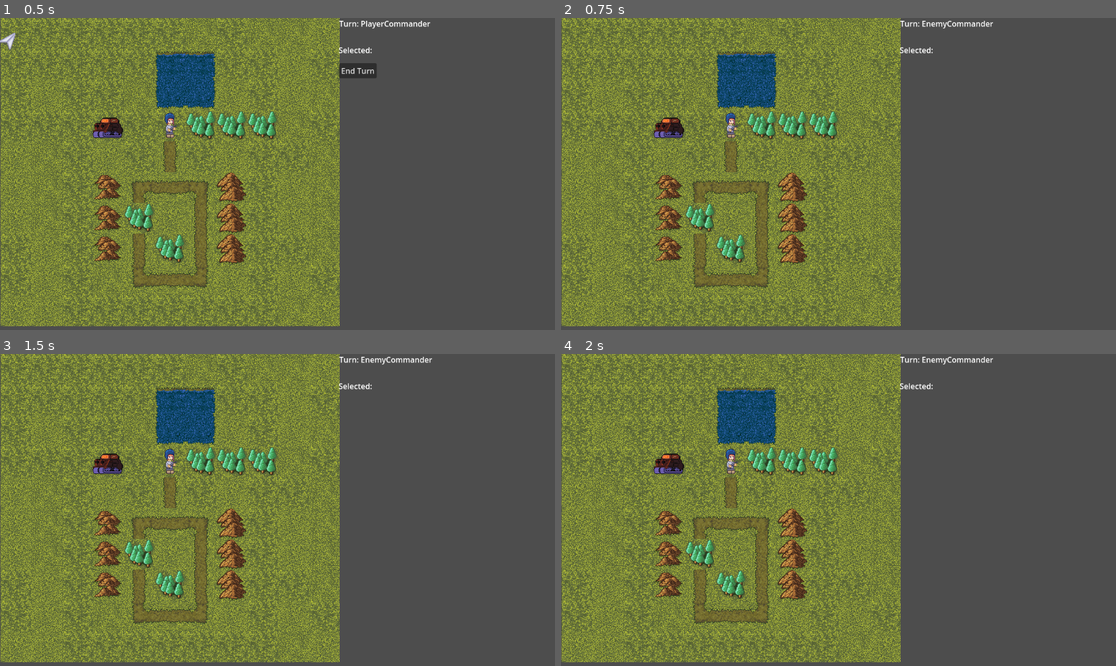
Above: before the commit, frames 1-4 (two rows, left to right).
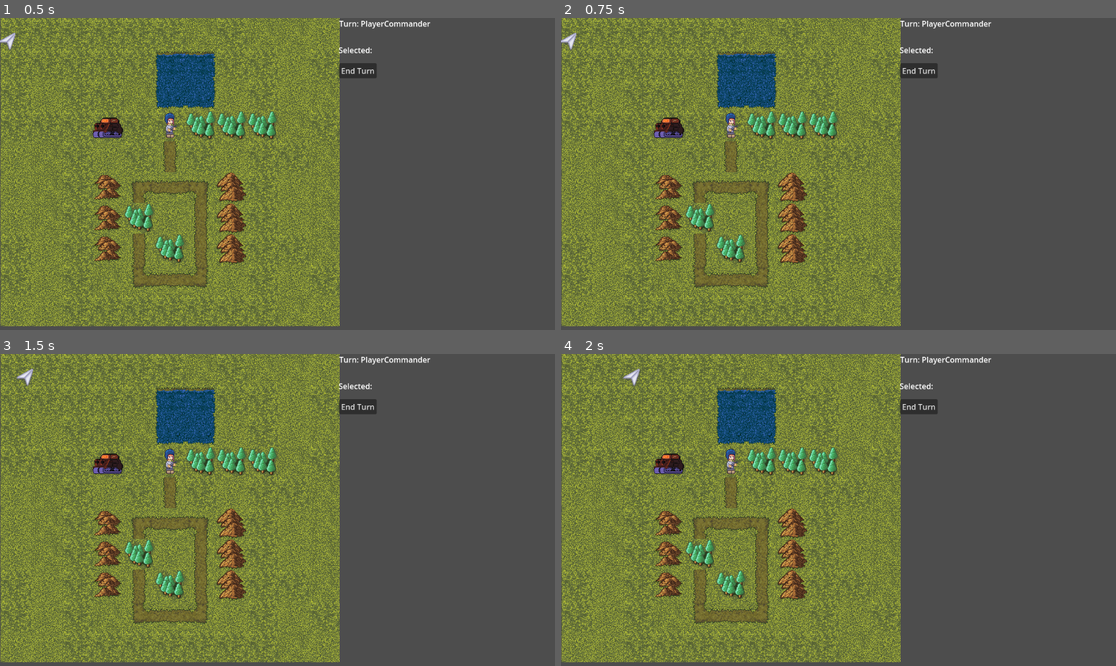
Above: after the commit, the same moments.

Repository: sailor-june/godot-tac_astar
Game: Godot game, scene res://node_2d.tscn
Same seed, same stepped clock (60 frames per second), same inputs: the game is played once before the commit and once after it.
Inputs:
- Up to frame 1 (0.5 s): no input
- Up to frame 2 (0.75 s): click "End Turn" at 0.5 s
- Up to frame 3 (1.5 s): tap Enter at 1.25 s; hold Right (ui_right) from 1.28 s (still down); tap X (confirm) at 1.35 s
- Up to frame 4 (2 s): keep holding Right (ui_right)

Frame 1 is identical in both runs. In frame 2, 0.5% of the frame differs, in the area x 0-78%, y 0-20%; in frame 3, 0.5%; in frame 4, 0.5%, in the area x 11-78%, y 0-20%.

Commit message:
added a little delay to char movement, moved some pathfinding into main, implemented check for valid cells on enemy turn

Diff:
--- a/Character.gd
+++ b/Character.gd
@@ -26,6 +26,7 @@
 		return
 	var target_position = grid.map_to_local(current_id_path.front())
 	position = position.move_toward(target_position,move_speed*get_process_delta_time())
+	await get_tree().create_timer(0.3).timeout
 	if position ==  target_position:
 		current_id_path.pop_front()
 
--- a/enemy.gd
+++ b/enemy.gd
@@ -1,6 +1,11 @@
 extends Node2D
 @onready var grid = get_node("/root/Main/theGrid")
-var astargrid : AStarGrid2D
+var current_id_path: Array[Vector2i]
+var current_path_index=0
+var astargrid= AStarGrid2D
+
+@onready var AP = 10
+@onready var move_speed = 5
 ## Called when the node enters the scene tree for the first time.
 func _ready():
 	position = grid.local_to_map(position)
@@ -8,5 +13,12 @@
 
 #
 ## Called every frame. 'delta' is the elapsed time since the previous frame.
-#func _process(delta):
-#	pass
+func _process(delta):
+	if current_id_path.is_empty():
+		#no active path.
+		return
+	var target_position = grid.map_to_local(current_id_path.front())
+	position = position.move_toward(target_position,move_speed*get_process_delta_time())
+	await get_tree().create_timer(0.3).timeout
+	if position ==  target_position:
+		current_id_path.pop_front()
--- a/enemy_commander.gd
+++ b/enemy_commander.gd
@@ -1,5 +1,26 @@
 extends Node2D
 class_name EnemyCommander
 
+var main
+var enemy
+
+func _ready():
+	main = get_node("/root/Main") # Access the grandparent node using the absolute path
+	enemy = main.get_node("enemy") if main else null # Access the enemy node within Main if main exists
+
+
+
+func get_cells_in_range():
+	if main && enemy:
+		return main.get_cells_in_range(enemy)  # Call the function in the grandparent
+	else:
+		print("Main or enemy node not found")
+		return null
+
 func _process_turn():
-	await get_tree().create_timer(2.0).timeout
+	if main && enemy:
+		print(get_cells_in_range() )# Call get_cells_in_range from _process_turn
+	else:
+		print("Main or enemy node not found")
+
+# Add a function to be called externally
--- a/main.gd
+++ b/main.gd
@@ -2,44 +2,90 @@
 var astargrid =  AStarGrid2D
 @onready var cursor = get_node("/root/Main/TurnOrder/PlayerCommander/Cursor")
 
-@onready var grid = get_node("/root/Main/theGrid")
+@onready var tilemap = get_node("/root/Main/theGrid")
 func _ready() -> void:
 	#special thanks @Berke in the pirate software discord for helping me get this detangled
 	#instantiate Astargrid
 	astargrid = AStarGrid2D.new()
-	astargrid.region =  grid.get_used_rect()
+	astargrid.region =  tilemap.get_used_rect()
 	astargrid.cell_size = Vector2i(64,64)
 	astargrid.diagonal_mode = AStarGrid2D.DIAGONAL_MODE_NEVER
-	astargrid.update()
 
-	for x in grid.get_used_rect().size.x:
-		for y in grid.get_used_rect().size.y:
-			var tile_position = Vector2i(
-				x + grid.get_used_rect().position.x,
-				y +grid.get_used_rect().position.y
-			)
 
-			var tile_data = grid.get_cell_tile_data(0, tile_position)
-			var terrain_cost = tile_data.get_custom_data("Cost")
-			if terrain_cost != null:
-				astargrid.set_point_weight_scale(tile_position, terrain_cost)
-			if tile_data == null or tile_data.get_custom_data("walkable")==false:
-				astargrid.set_point_solid(tile_position)
+	maintain_grid()
 	maintain_enemy_positions()
 
 	$Character.astargrid = astargrid
 	$enemy.astargrid = astargrid
 	cursor.astargrid = astargrid
 
+func get_cells_in_range(actor) -> Array:
+	var distance = actor.AP
+	var activity_points = actor.AP
+	var current_cell = tilemap.local_to_map(actor.position)
+	print(current_cell)
+	var reachable_cells := []
+	var valid_cells := []
+
+	for i in range(-distance, distance + 1):
+		for j in range(-distance, distance + 1):
+			if abs(i) + abs(j) <= distance:
+
+				var new_x: int = (current_cell[0]+i)
+				var new_y: int = (current_cell[1]+j)
+				var tile_position = Vector2i(new_x,new_y)
+				if check_empty_cell(tile_position):
+					reachable_cells.append(tile_position)
+
+	for cell in reachable_cells:
+		var tile_data = tilemap.get_cell_tile_data(0, cell)
+
+		if tile_data == null or tile_data.get_custom_data("walkable")==false:
+			continue
+		else:
+
+			var path = astargrid.get_id_path(current_cell, cell).slice(1)
+			var path_cost = 0
+
+			for node in path:
+				var node_data = tilemap.get_cell_tile_data(0, node)
+				var node_cost = node_data.get_custom_data("Cost")
+				path_cost += node_cost
+
+			if path_cost <= activity_points:
+				valid_cells.append(cell)
+	return valid_cells
+
+func maintain_grid():
+	astargrid.update()
+	for x in tilemap.get_used_rect().size.x:
+		for y in tilemap.get_used_rect().size.y:
+			var tile_position = Vector2i(
+				x + tilemap.get_used_rect().position.x,
+				y + tilemap.get_used_rect().position.y
+			)
+
+			var tile_data = tilemap.get_cell_tile_data(0, tile_position)
+			var terrain_cost = tile_data.get_custom_data("Cost")
+			if terrain_cost != null:
+				astargrid.set_point_weight_scale(tile_position, terrain_cost)
+			if tile_data == null or tile_data.get_custom_data("walkable")==false:
+				astargrid.set_point_solid(tile_position)
 
 func maintain_enemy_positions():
 	var enemies  = get_tree().get_nodes_in_group("Enemies")
 	for enemy in enemies:
-		print(grid.local_to_map(enemy.position))
-		astargrid.set_point_solid(grid.local_to_map(enemy.position))
+		print(tilemap.local_to_map(enemy.position))
+		astargrid.set_point_solid(tilemap.local_to_map(enemy.position))
 
 
-
+func check_empty_cell(target):
+	var characters = get_tree().get_nodes_in_group("Characters")
+	for character in characters:
+		if tilemap.local_to_map(character.position) == target:
+			return false
+		else:
+			return true
 
 func _on_selected(agent):
 	if agent != null:
--- a/node_2d.tscn
+++ b/node_2d.tscn
@@ -135,6 +135,7 @@
 script = ExtResource("2_mmgio")
 
 [node name="AnimatedSprite2D" type="AnimatedSprite2D" parent="TurnOrder/PlayerCommander/Cursor"]
+z_index = 1
 material = SubResource("CanvasItemMaterial_ms5fv")
 sprite_frames = SubResource("SpriteFrames_04mv1")
 offset = Vector2(-16, 15)
